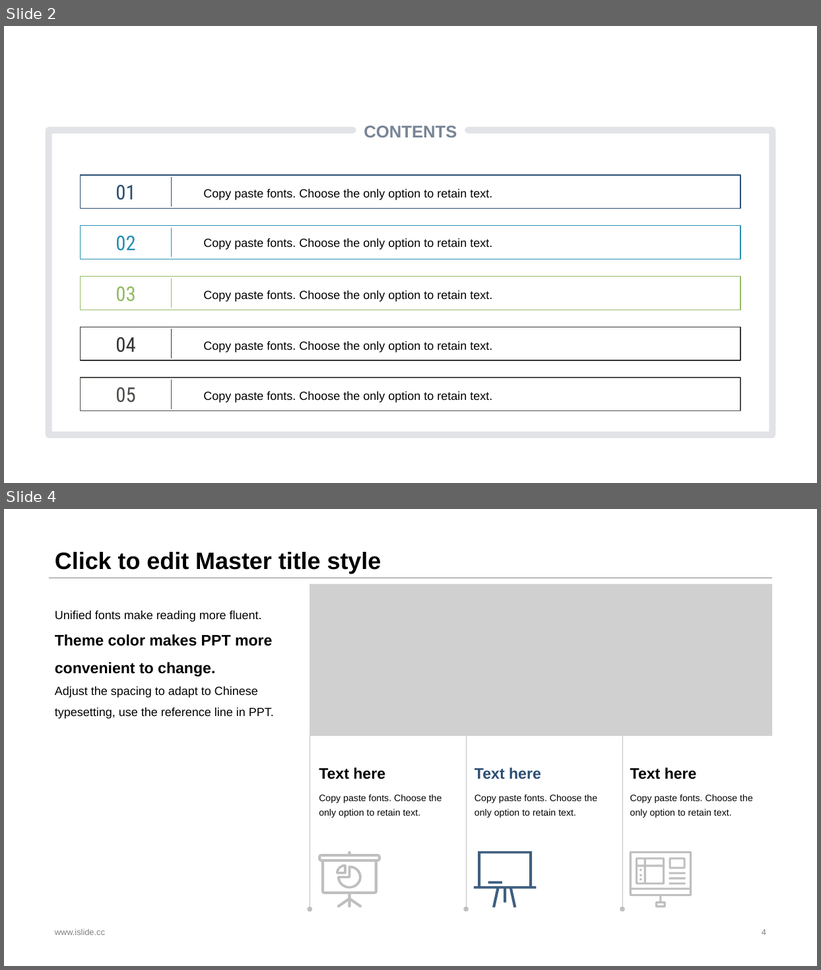
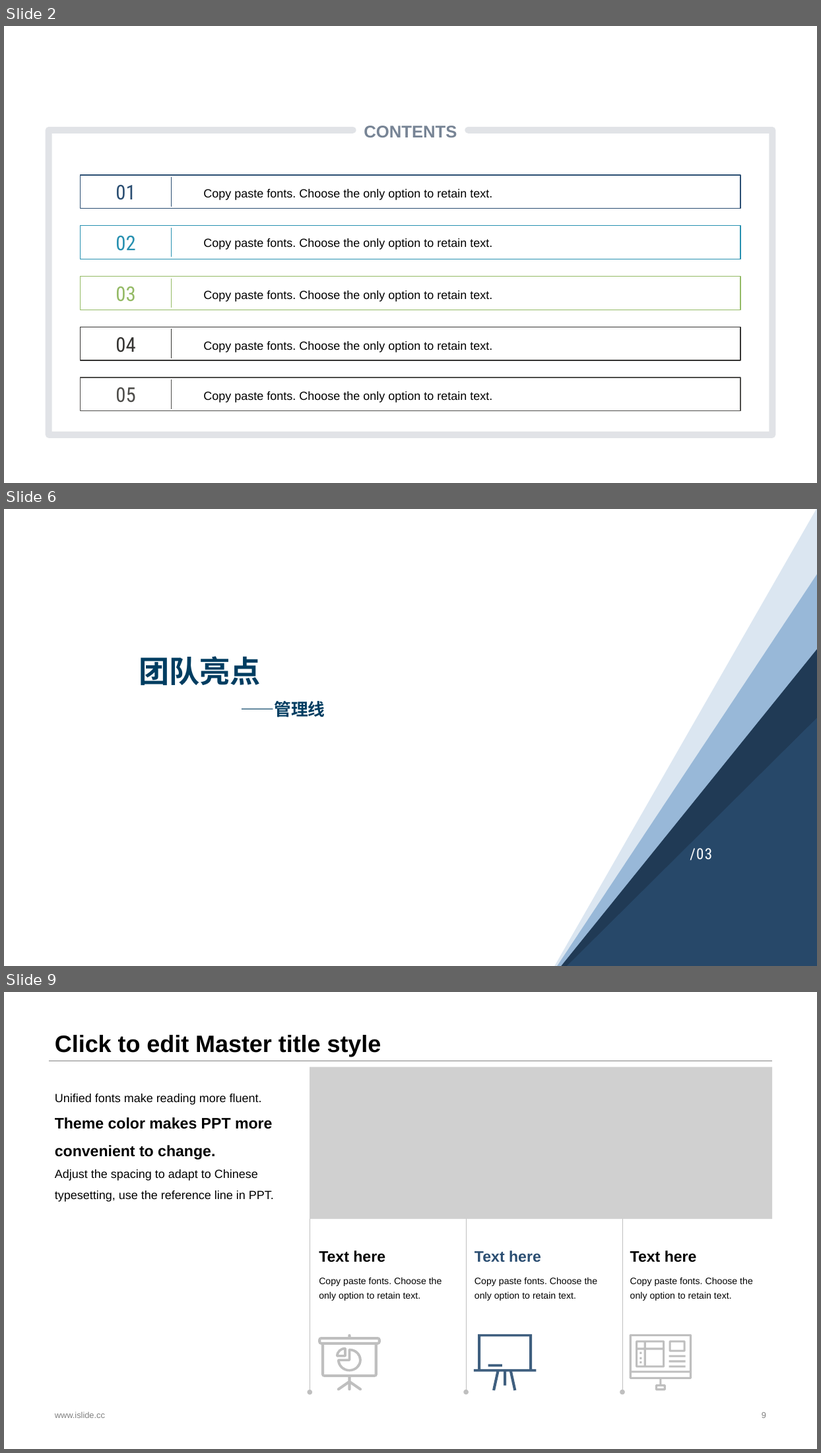
Before and after one commit to sebuaa2019/Team108, a slide deck: 申优答辩工作/申优答辩/Team108-申优答辩.pptx. Shown one above the other, each under a label of ours: slides 2 and 4 before the commit, slides 2, 6 and 9 after it; the slides between them are not shown. The pictures are 821x970 and 821x1453 pixels, drawn with LibreOffice and Linux fonts; fonts in the diff are those of the drawing; grey boxes stand for pictures. Boxes give left, top, right and bottom in pixels: in the first picture for what was removed or moved away, otherwise in the second. Text is boxed around its words. In the diff, an @@ line names an element or a change of style, - is before the commit and + after.

```diff
--- a/申优答辩工作/申优答辩/Team108-申优答辩.pptx
+++ b/申优答辩工作/申优答辩/Team108-申优答辩.pptx
@@ slide 6 added at [4,509,817,966], background #FFFFFF @@
@@ title added at [139,656,325,718], 20 pt, text #003D61, bold @@
+团队亮点
+——管理线
@@ group added at [555,509,817,966]: 4 freeform shapes @@
@@ text added at [690,848,712,861], 18 pt, text #FFFFFF @@
+/03
@@ what was slide 4 is now slide 9 @@
@@ page number at [762,1412,766,1418]: text changed @@
-4
+9
```
Also in this commit, not shown: 1 slide changed, 4 other slides added.
